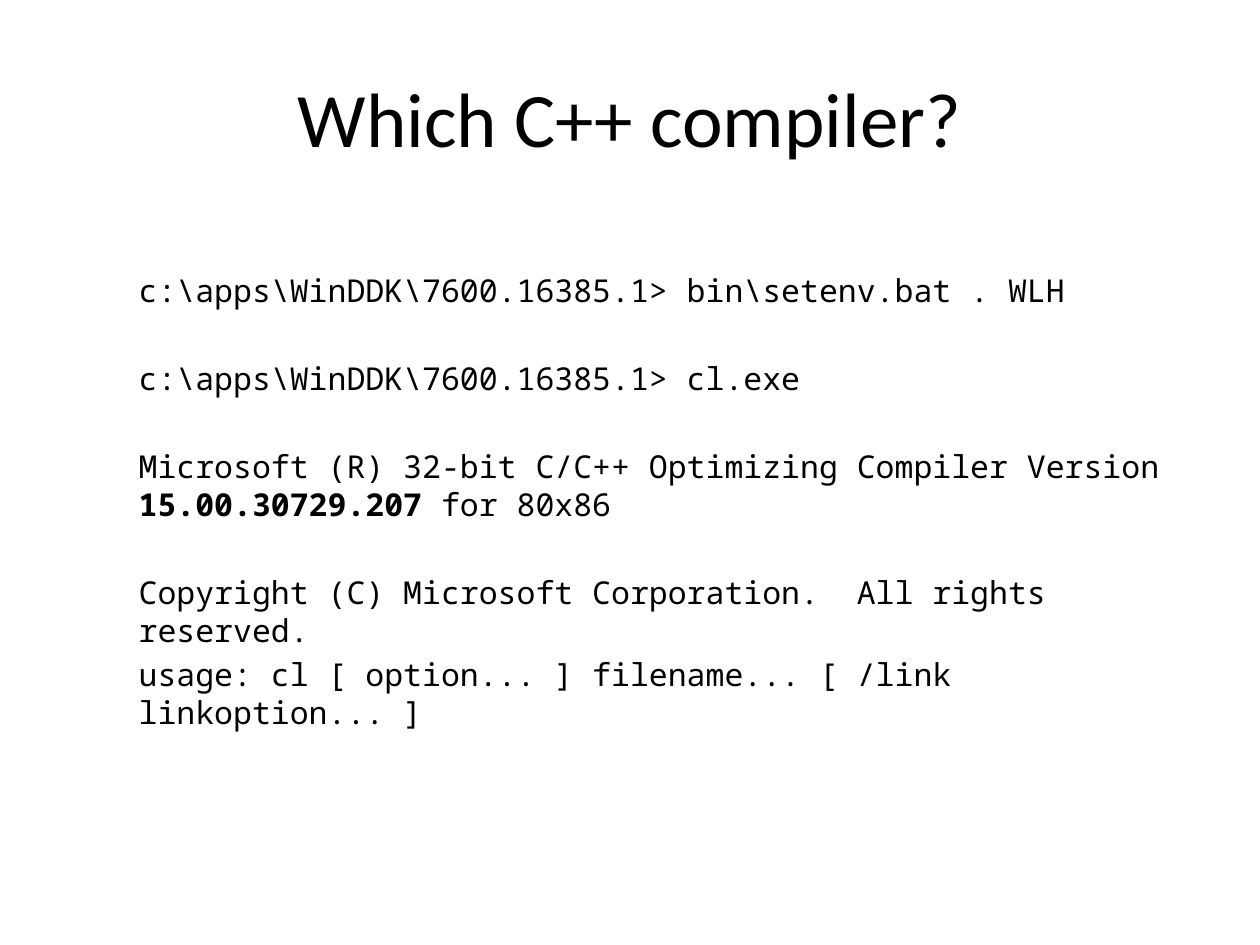
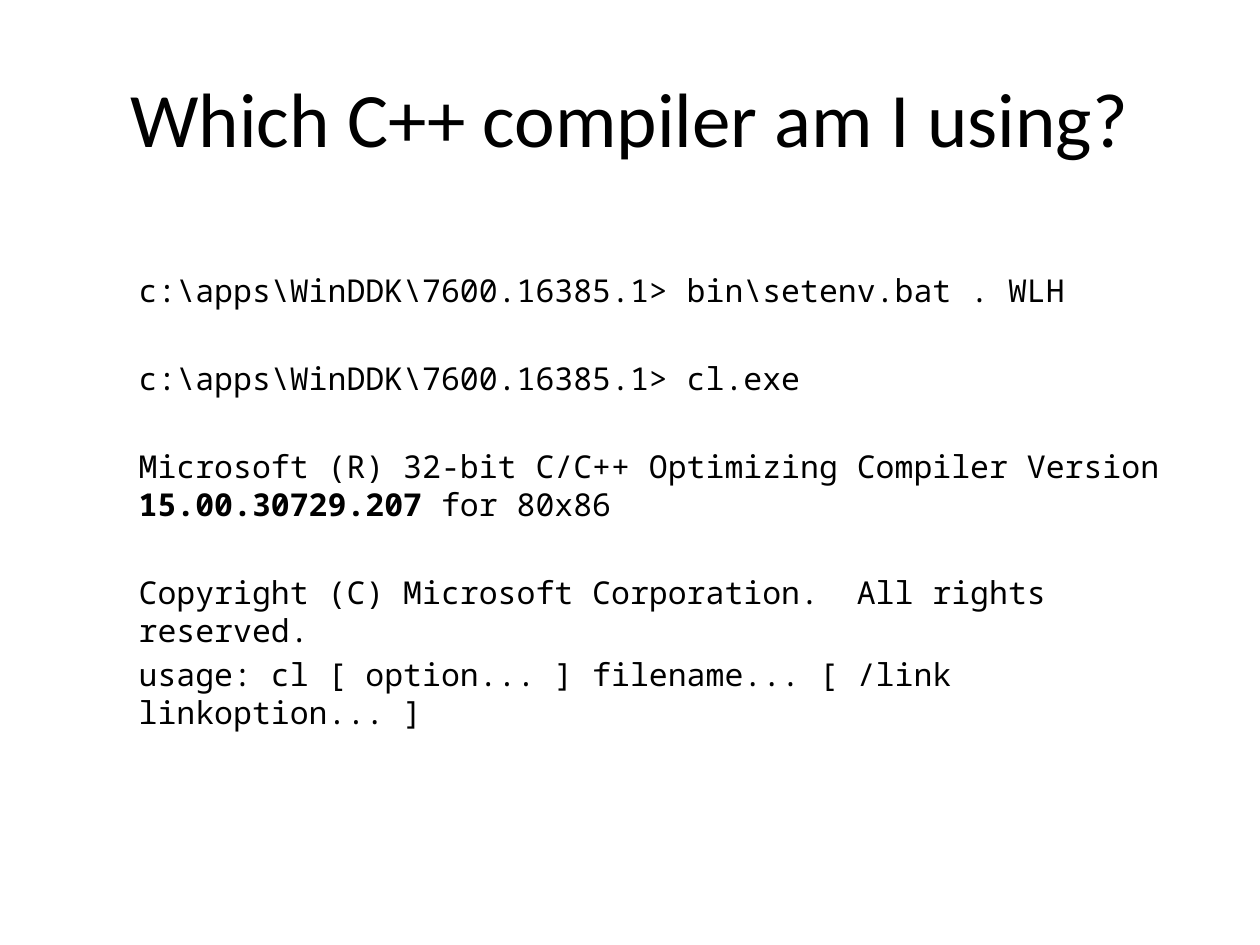
Before and after one commit to fellmad/FunWithCpp11, a slide deck: slide 15 of doc/Fun_with_C++11.pptx. Drawn at 1260x945 pixels with LibreOffice and Linux fonts; fonts in the diff are those of the drawing. Boxes give left, top, right and bottom in pixels: in the first picture for what was removed or moved away, otherwise in the second. Text is boxed around its words. In the diff, an @@ line names an element or a change of style, - is before the commit and + after.

```diff
--- a/doc/Fun_with_C++11.pptx
+++ b/doc/Fun_with_C++11.pptx
@@ title at [130, 93, 1127, 161]: text changed @@
-Which C++ compiler?
+Which C++ compiler am I using?
```
Also in this commit, not shown: 10 other slides changed, 2 slides added, 2 other files.
